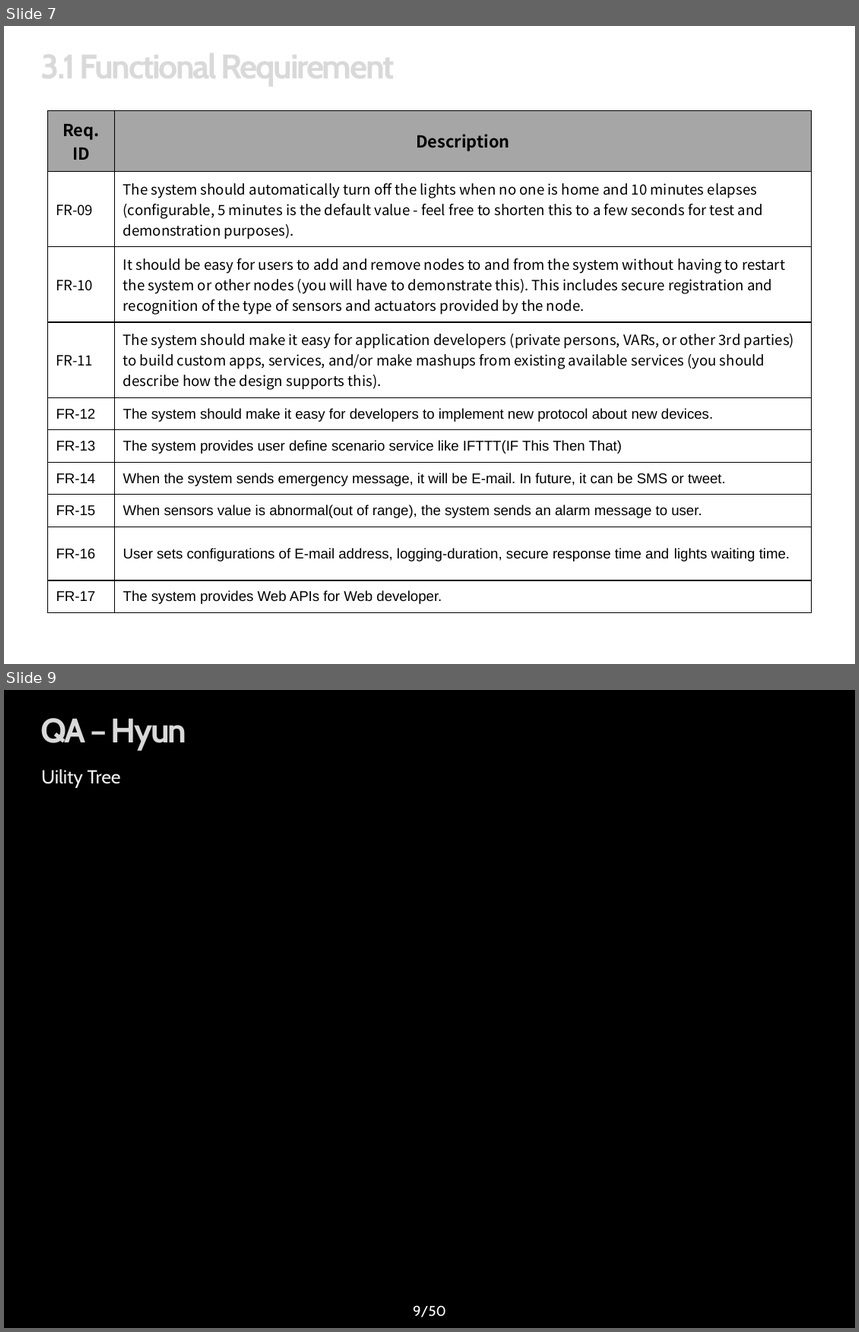
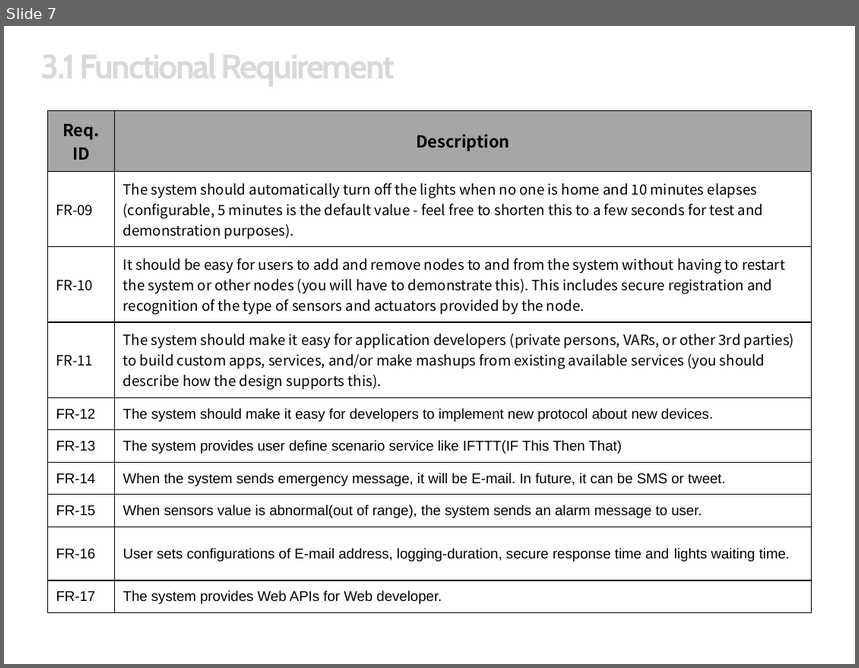
Before and after one commit to youkkwon/smarthome, a slide deck: doc/Docs/IoT System Final Presentation_0624.pptx. Shown one above the other, each under a label of ours: slides 7 and 9 before the commit, slide 7 after it; the slides between them are not shown. The pictures are 859x1332 and 859x668 pixels, drawn with LibreOffice and Linux fonts; fonts in the diff are those of the drawing; background and template pictures are left out. Boxes give left, top, right and bottom in pixels: in the first picture for what was removed or moved away, otherwise in the second. Text is boxed around its words. In the diff, an @@ line names an element or a change of style, - is before the commit and + after.

```diff
--- a/doc/Docs/IoT System Final Presentation_0624.pptx
+++ b/doc/Docs/IoT System Final Presentation_0624.pptx
@@ slide 9 removed at (x1=4, y1=690, x2=855, y2=1328), background picture (left out) @@
@@ title removed at (x1=41, y1=718, x2=186, y2=750) @@
-QA – Hyun
@@ text removed at (x1=41, y1=769, x2=121, y2=788) @@
-Uility Tree
@@ page number removed at (x1=413, y1=1306, x2=446, y2=1318) @@
-9/50
```
Also in this commit, not shown: 2 slides changed, 2 slides added, 1 other slide removed.
